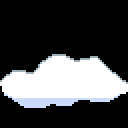
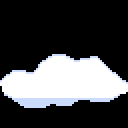
Before/after of a (128, 128) layered artwork. What changed in the layer stack:
painted on "Background" over [0, 54, 128, 84]
